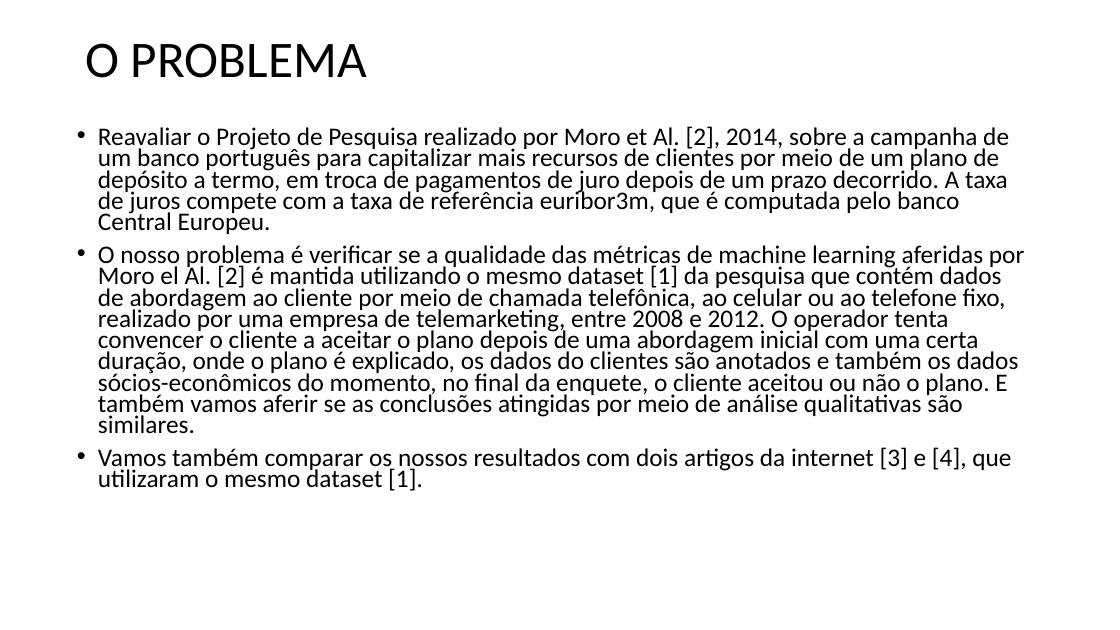
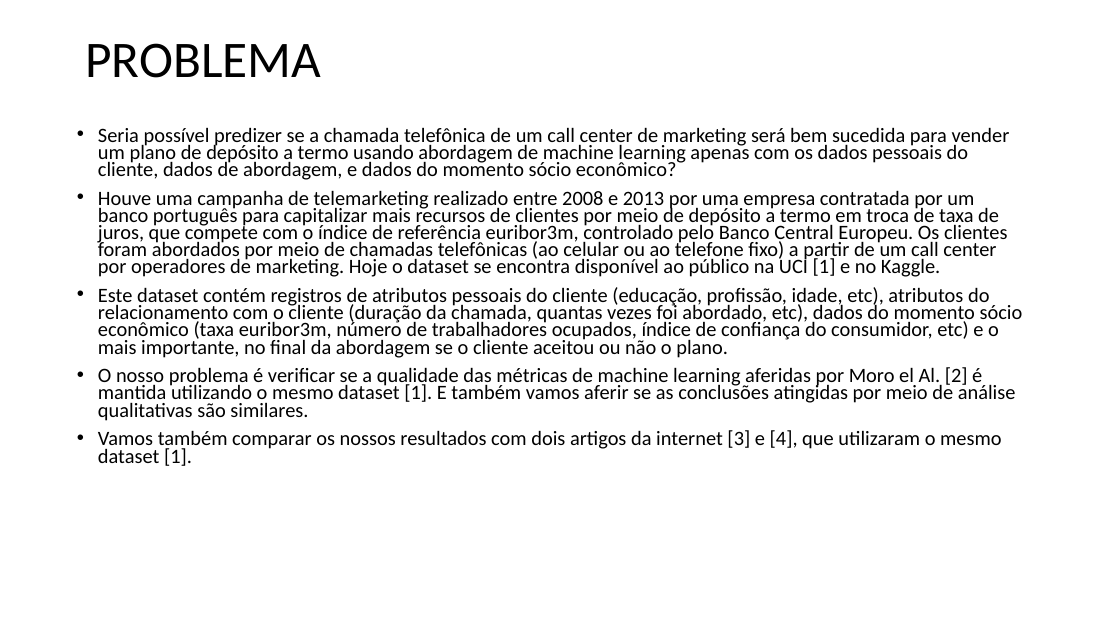
Before and after one commit to edbkei/MO416PROJ3, a slide deck: slide 3 of Projeto3/Presentation3min.pptx. Drawn at 1120x630 pixels with LibreOffice and Linux fonts; fonts in the diff are those of the drawing. Boxes give left, top, right and bottom in pixels: in the first picture for what was removed or moved away, otherwise in the second. Text is boxed around its words. In the diff, an @@ line names an element or a change of style, - is before the commit and + after.

```diff
--- a/Projeto3/Presentation3min.pptx
+++ b/Projeto3/Presentation3min.pptx
@@ title at (x1=85, y1=43, x2=321, y2=78): text changed @@
-O PROBLEMA
+PROBLEMA
@@ text at (x1=98, y1=127, x2=1023, y2=421): text changed; size 21.7 to 17.5 pt @@
-• Reavaliar o Projeto de Pesquisa realizado por Moro et Al. [2], 2014, sobre a campanha de um banco português para capitalizar mais recursos de clientes por meio de um plano de depósito a termo, em troca de pagamentos de juro depois de um prazo decorrido. A taxa de juros compete com a taxa de referência euribor3m, que é computada pelo banco Central Europeu.
-• O nosso problema é verificar se a qualidade das métricas de machine learning aferidas por Moro el Al. [2] é mantida utilizando o mesmo dataset [1] da pesquisa que contém dados de abordagem ao cliente por meio de chamada telefônica, ao celular ou ao telefone fixo, realizado por uma empresa de telemarketing, entre 2008 e 2012. O operador tenta convencer o cliente a aceitar o plano depois de uma abordagem inicial com uma certa duração, onde o plano é explicado, os dados do clientes são anotados e também os dados sócios-econômicos do momento, no final da enquete, o cliente aceitou ou não o plano. E também vamos aferir se as conclusões atingidas por meio de análise qualitativas são similares.
+• Seria possível predizer se a chamada telefônica de um call center de marketing será bem sucedida para vender um plano de depósito a termo usando abordagem de machine learning apenas com os dados pessoais do cliente, dados de abordagem, e dados do momento sócio econômico?
+• Houve uma campanha de telemarketing realizado entre 2008 e 2013 por uma empresa contratada por um banco português para capitalizar mais recursos de clientes por meio de depósito a termo em troca de taxa de juros, que compete com o índice de referência euribor3m, controlado pelo Banco Central Europeu. Os clientes foram abordados por meio de chamadas telefônicas (ao celular ou ao telefone fixo) a partir de um call center por operadores de marketing. Hoje o dataset se encontra disponível ao público na UCI [1] e no Kaggle.
+• Este dataset contém registros de atributos pessoais do cliente (educação, profissão, idade, etc), atributos do relacionamento com o cliente (duração da chamada, quantas vezes foi abordado, etc), dados do momento sócio econômico (taxa euribor3m, número de trabalhadores ocupados, índice de confiança do consumidor, etc) e o mais importante, no final da abordagem se o cliente aceitou ou não o plano.
+• O nosso problema é verificar se a qualidade das métricas de machine learning aferidas por Moro el Al. [2] é mantida utilizando o mesmo dataset [1]. E também vamos aferir se as conclusões atingidas por meio de análise qualitativas são similares.
@@ text at (x1=98, y1=430, x2=1001, y2=466): size 21.7 to 17.5 pt in "Vamos também comparar os nossos resultados com ..." @@
```
Also in this commit, not shown: 2 other slides changed, 2 other files.
